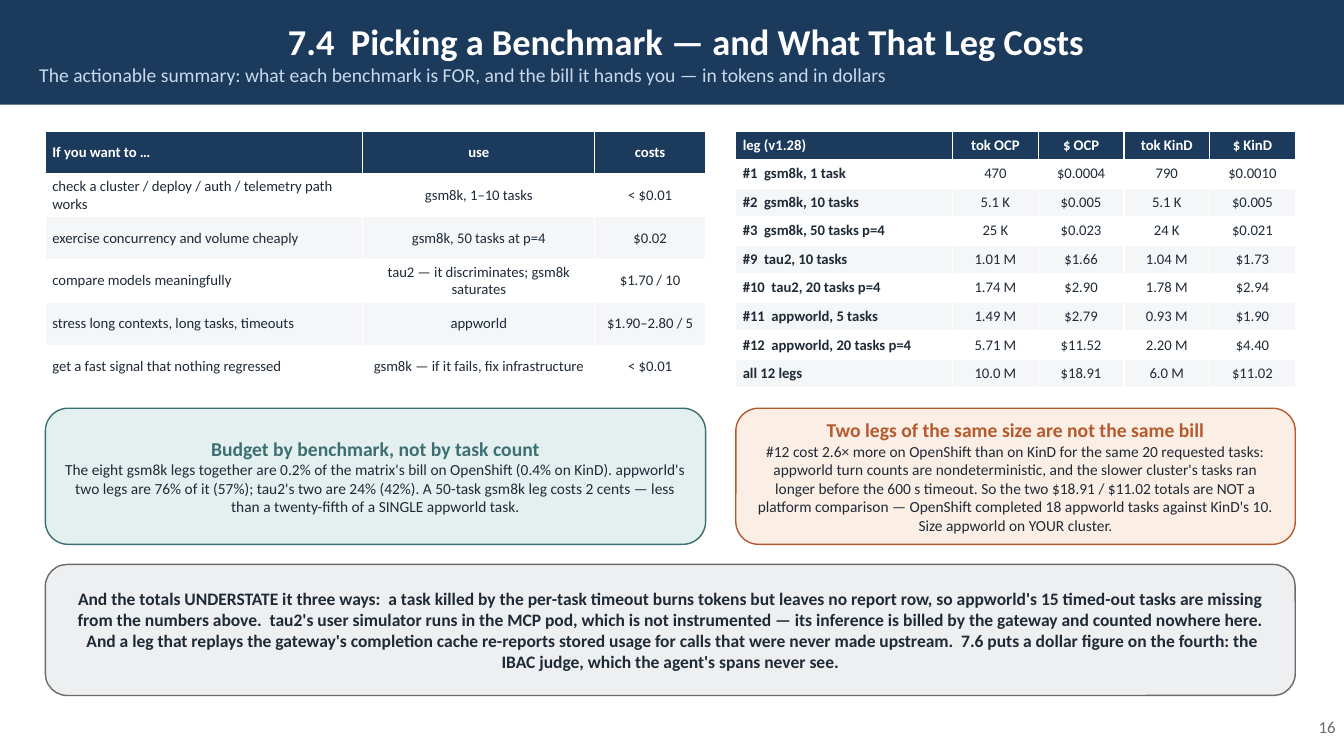
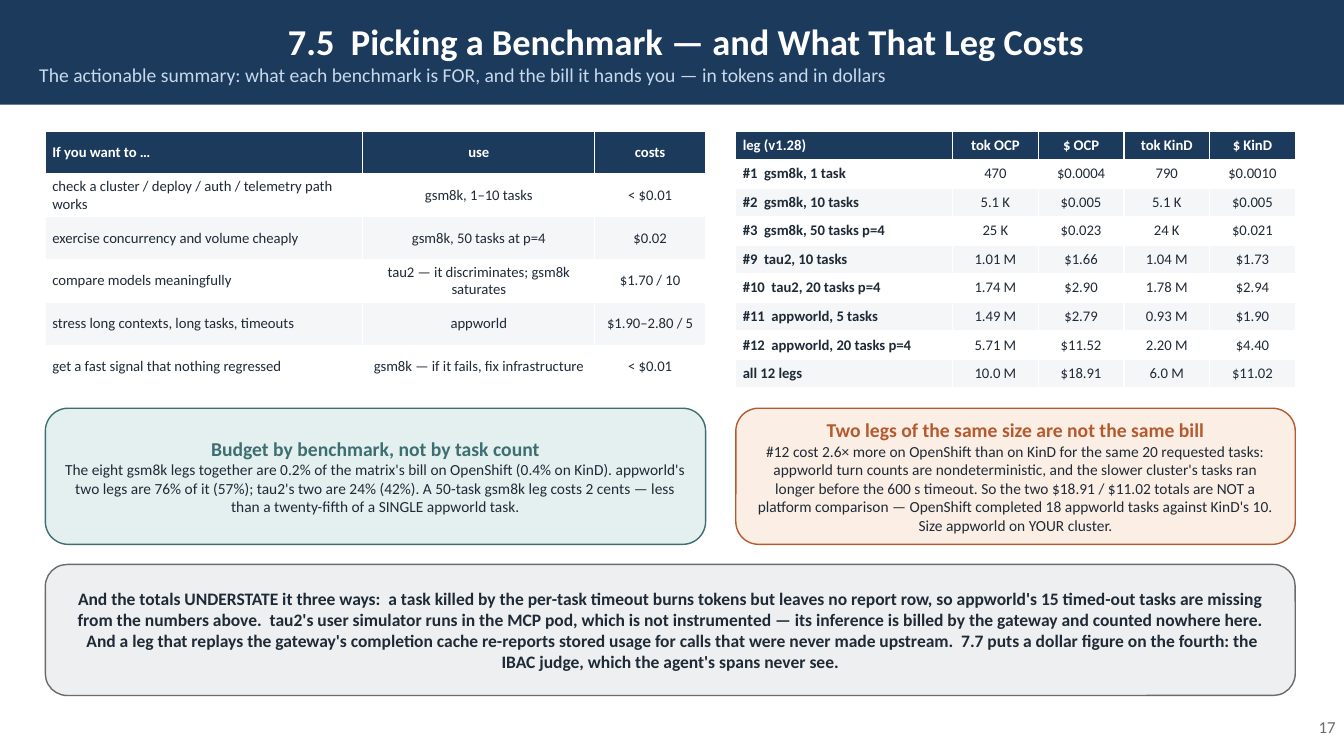
Before and after one commit to rossoctl/autobench, a slide deck: slide 17 of docs/AutoBench.pptx (slide 16 before the commit). Drawn at 1344x756 pixels with LibreOffice and Linux fonts; fonts in the diff are those of the drawing. Boxes give left, top, right and bottom in pixels: in the first picture for what was removed or moved away, otherwise in the second. Text is boxed around its words. In the diff, an @@ line names an element or a change of style, - is before the commit and + after.

```diff
--- a/docs/AutoBench.pptx
+++ b/docs/AutoBench.pptx
@@ text in rectangle at <box>288,29,1084,61</box>: text changed @@
-7.4 Picking a Benchmark — and What That Leg Costs
+7.5 Picking a Benchmark — and What That Leg Costs
@@ text in rounded rectangle at <box>78,592,1263,671</box>: text changed @@
-And the totals UNDERSTATE it three ways: a task killed by the per-task timeout burns tokens but leaves no report row, so appworld's 15 timed-out tasks are missing from the numbers above. tau2's user simulator runs in the MCP pod, which is not instrumented — its inference is billed by the gateway and counted nowhere here. And a leg that replays the gateway's completion cache re-reports stored usage for calls that were never made upstream. 7.6 puts a dollar figure on the fourth: the IBAC judge, which the agent's spans never see.
+And the totals UNDERSTATE it three ways: a task killed by the per-task timeout burns tokens but leaves no report row, so appworld's 15 timed-out tasks are missing from the numbers above. tau2's user simulator runs in the MCP pod, which is not instrumented — its inference is billed by the gateway and counted nowhere here. And a leg that replays the gateway's completion cache re-reports stored usage for calls that were never made upstream. 7.7 puts a dollar figure on the fourth: the IBAC judge, which the agent's spans never see.
@@ text at <box>1319,722,1336,733</box>: text changed @@
-16
+17
```
Also in this commit, not shown: 13 other slides changed, 7 other files.
